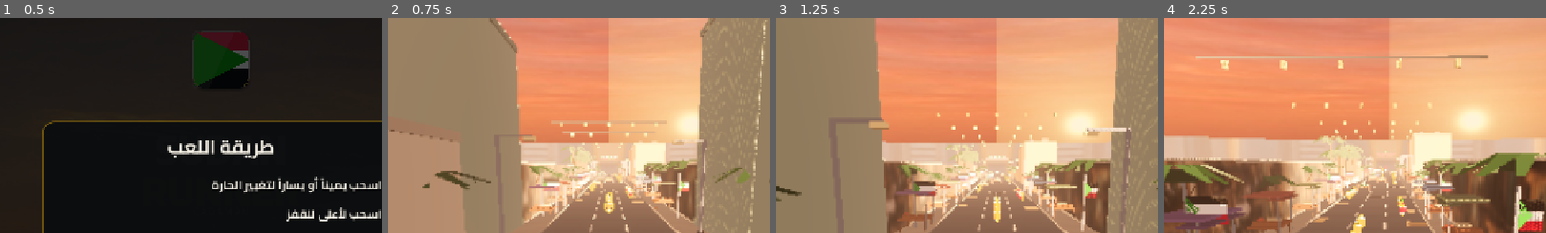
Above: before the commit, frames 1-4 (left to right).
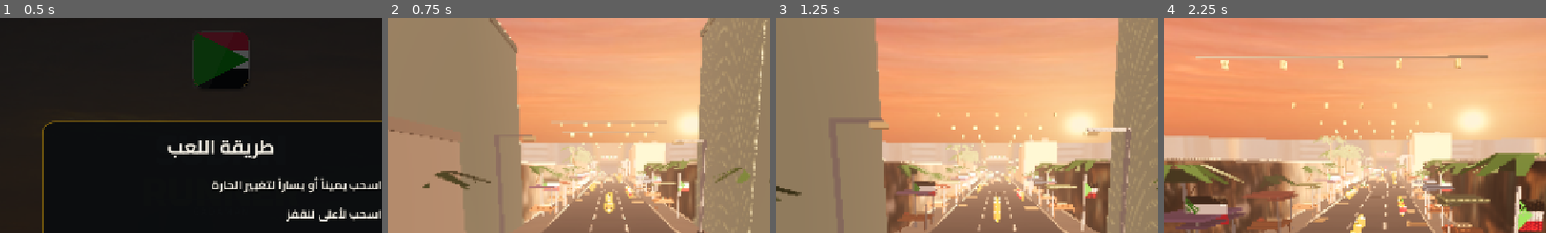
Above: after the commit, the same moments.

Repository: azmifatahi/gadaman
Game: Godot game, scene res://scenes/main.tscn
Same seed, same stepped clock (60 frames per second), same inputs: the game is played once before the commit and once after it.
Inputs (mouse positions are % of the whole screen's width and height, from its top left):
- Up to frame 1 (0.5 s): no input
- Up to frame 2 (0.75 s): click "ابدأ الجري" at 0.5 s
- Up to frame 3 (1.25 s): no input
- Up to frame 4 (2.25 s): move the mouse to (72, 45) at 1.27 s; hold Right (move_right) 1.28-2 s; tap Down (slide) at 1.35 s; click (72, 45) at 1.42 s; tap Up (jump) at 1.52 s; drag from (30, 55) to (45, 70) at 2.02 s
The pictures show only the part of the screen within x 21-71%, y 0-50%; the shares and areas given below are measured in that part.

Frame 1 is identical in both runs. In frame 2, 4.1% of the frame differs, in the area x 41-58%, y 8-59%; in frame 3, 4.4%, in the area x 41-58%, y 7-59%; in frame 4, 4.2%.

Commit message:
art(sky): move the panorama wrap behind the player, sun right of the runner [shots]
The equirect texture wraps at u = 0, which is exactly the -Z direction the chase
camera looks down, so the seam was a vertical line down the middle of every
frame. The dome is rotated 180 deg (Environment.sky_rotation), and the painted
sun moved to u = 0.535 so it still sits just right of the runner.

Co-authored-by: arena-agent <297053741+arena-agent@users.noreply.github.com>

Diff:
--- a/scripts/world/world.gd
+++ b/scripts/world/world.gd
@@ -110,6 +110,13 @@
 	_environment.tonemap_mode = Environment.TONE_MAPPER_ACES if has_photo \
 			else Environment.TONE_MAPPER_FILMIC
 	_environment.tonemap_exposure = 1.05 if has_photo else 1.0
+	# Equirect textures wrap at u = 0, which is exactly the -Z direction the chase
+	# camera looks down: the seam landed dead centre of every frame. Turning the
+	# dome 180 deg puts it behind the player.
+	if has_photo:
+		_environment.sky_rotation = Vector3(0.0, PI, 0.0)
+	else:
+		_environment.sky_rotation = Vector3.ZERO
 	var skyline := get_node_or_null("KhartoumSkyline")
 	if has_photo:
 		if skyline == null:
Binary file changed: assets/textures/sky_khartoum.jpg
Not shown, changed: tools/build_textures.py
